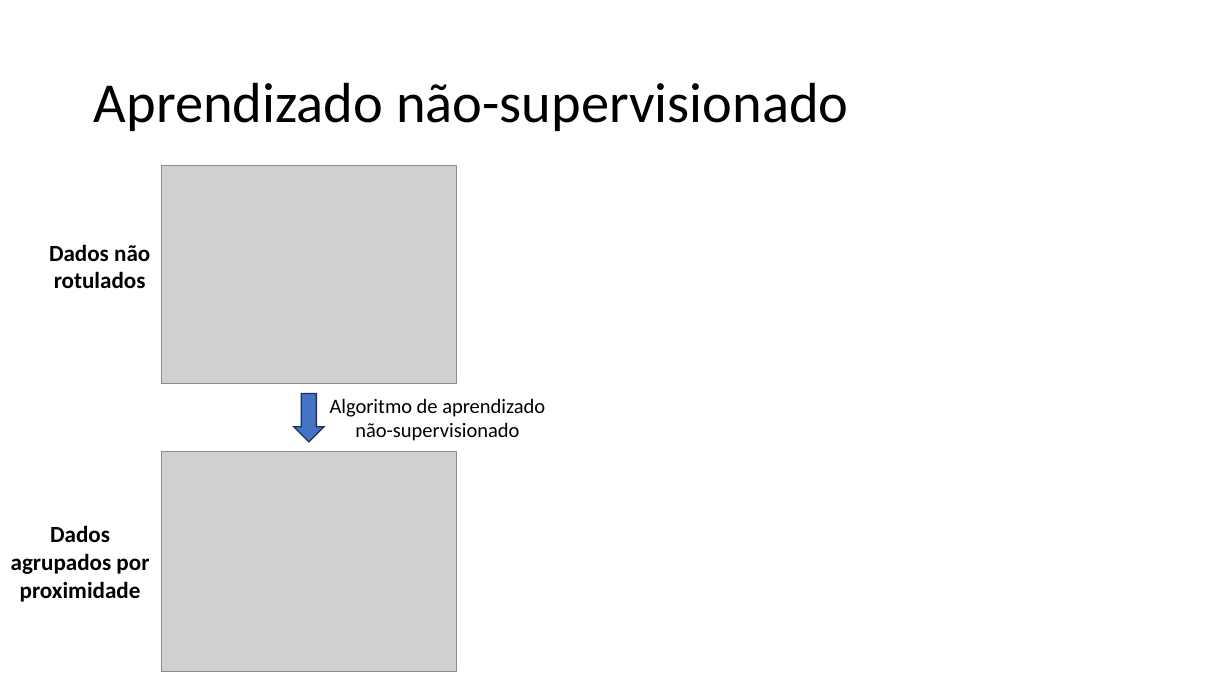
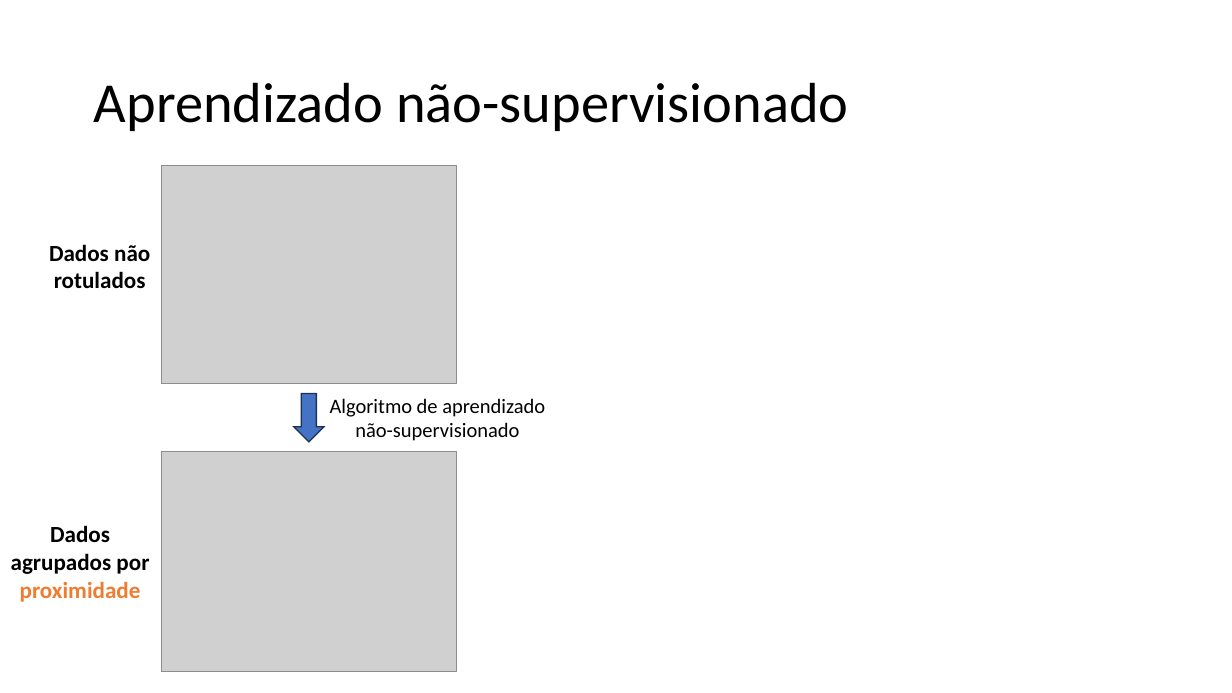
Before and after one commit to zz4fap/c24_inteligencia_artificial, a slide deck: slide 28 of slides/C24_Paradigmas.pptx (slide 27 before the commit). Drawn at 1232x693 pixels with LibreOffice and Linux fonts; fonts in the diff are those of the drawing; grey boxes stand for pictures. Boxes give left, top, right and bottom in pixels: in the first picture for what was removed or moved away, otherwise in the second. Text is boxed around its words. In the diff, an @@ line names an element or a change of style, - is before the commit and + after.

```diff
--- a/slides/C24_Paradigmas.pptx
+++ b/slides/C24_Paradigmas.pptx
@@ text "Dados agrupados por proximidade" at bbox=[11, 525, 149, 602]: text colour #000000 to #ED7D31 in "proximidade" @@
```
Also in this commit, not shown: 11 other slides changed, 1 slide added.
